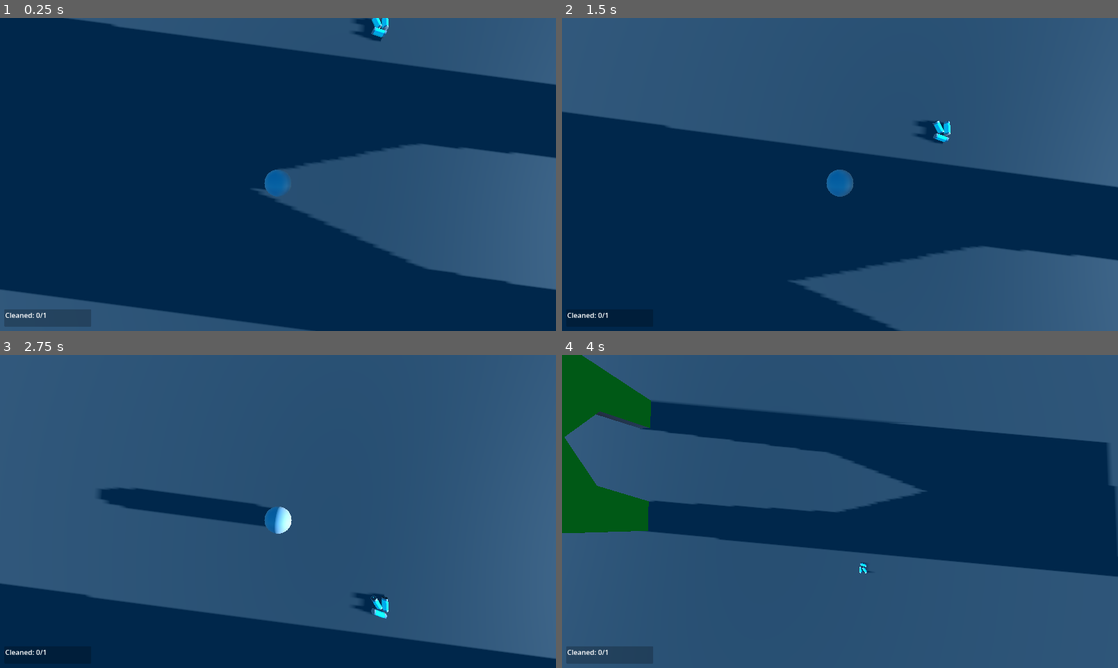
Above: before the commit, frames 1-4 (two rows, left to right).
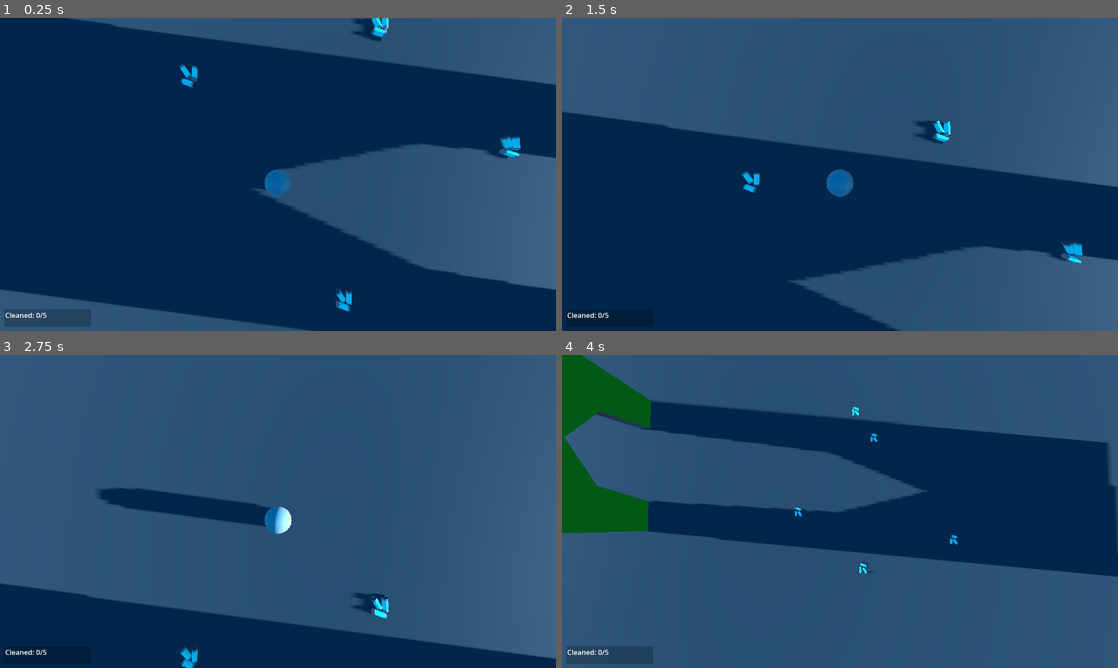
Above: after the commit, the same moments.

Repository: JustDavide/JanitorDemo
Game: Godot game, scene res://scenes/main.tscn
Two runs of this game, one before a commit and one after it. Both use one fixed random seed, a clock stepped at 60 frames per second and the inputs below.
Inputs (mouse positions are in pixels of both pictures, inside the frame that each line leads up to):
- Up to frame 1 (0.25 s): no input
- Up to frame 2 (1.5 s): tap Enter at 0.5 s; move the mouse to (867, 174) at 0.52 s; hold W (Forwards) from 0.53 s (still down); tap E (Interact) at 0.6, 1.35 s; tap Space (Jump) at 0.77 s; move the mouse to (812, 174) at 1.27 s
- Up to frame 3 (2.75 s): keep holding W (Forwards); tap Space (Jump) at 1.52 s; move the mouse to (289, 505) at 2.02 s; click (289, 505) at 2.1 s; tap E (Interact) at 2.3 s
- Up to frame 4 (4 s): keep holding W (Forwards); move the mouse to (834, 517) at 2.77 s; tap Shift (Run) at 2.85 s; tap Space (Jump) at 3.02, 3.77 s; tap E (Interact) at 3.05, 3.8 s; move the mouse to (878, 514) at 3.52 s; tap Ctrl (SwitchCamera) at 3.6 s

The runs differ from the first frame. In frame 1, 0.5% of the frame differs, in the area x 7-94%, y 14-96%; in frame 2, 0.3%; in frame 3, 0.2%; in frame 4, 0.1%.

Commit message:
easier pickup
use area3D instead of raycast for interaction

Diff:
--- a/assets/trash/bunch_of_cans.tscn
+++ b/assets/trash/bunch_of_cans.tscn
@@ -9,6 +9,9 @@
 
 [sub_resource type="StandardMaterial3D" id="StandardMaterial3D_xwavp"]
 albedo_color = Color(0, 1, 1, 1)
+
+[sub_resource type="BoxShape3D" id="BoxShape3D_xwavp"]
+size = Vector3(0.789917, 0.40679932, 0.99694824)
 
 [node name="BunchOfCans" type="Node3D" unique_id=24624919]
 script = ExtResource("1_xwavp")
@@ -111,3 +114,9 @@
 height = 27.828354
 sides = 20
 material = SubResource("StandardMaterial3D_xwavp")
+
+[node name="Area3D" type="Area3D" parent="." unique_id=1458455519]
+
+[node name="CollisionShape3D" type="CollisionShape3D" parent="Area3D" unique_id=2042238174]
+transform = Transform3D(1, 0, 0, 0, 1, 0, 0, 0, 1, -0.105041504, 0.007659912, 0.094177246)
+shape = SubResource("BoxShape3D_xwavp")
--- a/scenes/Player.tscn
+++ b/scenes/Player.tscn
@@ -36,6 +36,9 @@
 MarginContainer/constants/margin_left = 2
 MarginContainer/constants/margin_top = 2
 PanelContainer/styles/panel = SubResource("StyleBoxFlat_mdl7e")
+
+[sub_resource type="SphereShape3D" id="SphereShape3D_qu4a1"]
+radius = 0.9989629
 
 [node name="Player" type="CharacterBody3D" unique_id=1009793537]
 script = ExtResource("1_rpqav")
@@ -99,3 +102,9 @@
 transform = Transform3D(1, 0, 0, 0, 1.4814045, 0, 0, 0, 0.9646299, 0, -0.16248244, 0.03970629)
 collision_mask = 2
 script = ExtResource("3_mdl7e")
+
+[node name="Area3D" type="Area3D" parent="." unique_id=2046823731]
+
+[node name="CollisionShape3D" type="CollisionShape3D" parent="Area3D" unique_id=2122494127]
+transform = Transform3D(1, 0, 0, 0, 1, 0, 0, 0, 1, 0, -0.4853564, 0)
+shape = SubResource("SphereShape3D_qu4a1")
--- a/scenes/main.tscn
+++ b/scenes/main.tscn
@@ -93,3 +93,15 @@
 
 [node name="BunchOfCans2" parent="." unique_id=24624919 instance=ExtResource("2_0wfyh")]
 transform = Transform3D(1, 0, 0, 0, 1, 0, 0, 0, 1, -0.43894005, 0.70289147, -4.164132)
+
+[node name="BunchOfCans3" parent="." unique_id=439961585 instance=ExtResource("2_0wfyh")]
+transform = Transform3D(1, 0, 0, 0, 1, 0, 0, 0, 1, -0.43894005, 0.70289147, 10.887475)
+
+[node name="BunchOfCans4" parent="." unique_id=1681616970 instance=ExtResource("2_0wfyh")]
+transform = Transform3D(1, 0, 0, 0, 1, 0, 0, 0, 1, -9.0228615, 0.70289147, -1.8786173)
+
+[node name="BunchOfCans5" parent="." unique_id=1251645429 instance=ExtResource("2_0wfyh")]
+transform = Transform3D(1, 0, 0, 0, 1, 0, 0, 0, 1, 5.4316826, 0.70289147, 1.272049)
+
+[node name="BunchOfCans6" parent="." unique_id=1003491026 instance=ExtResource("2_0wfyh")]
+transform = Transform3D(1, 0, 0, 0, 1, 0, 0, 0, 1, -2.071334, 0.70289147, 8.170263)
--- a/scripts/CharacterController.gd
+++ b/scripts/CharacterController.gd
@@ -36,6 +36,14 @@
 		#camera.rotation.x = clamp(camera.rotation.x, deg_to_rad(-95), deg_to_rad(95))
 
 
+func interact():
+	var objs=$Area3D.get_overlapping_areas()
+	for obj in objs:
+		obj=obj.get_parent()
+		print(obj)
+		if obj.has_method("clean"):
+			print('if')
+			obj.clean()
 
 func _physics_process(delta: float) -> void:
 	# Debug Values just in case
@@ -47,6 +55,11 @@
 	# Don't really need gravity but I'll just keep it rn
 	if not is_on_floor():
 		velocity += get_gravity() * delta * 1.2
+
+	if Input.is_action_just_pressed("Interact"):
+		print('input')
+		interact()
+
 
 	# Don't need jumping
 	#if Input.is_action_just_pressed("Jump") and is_on_floor():
